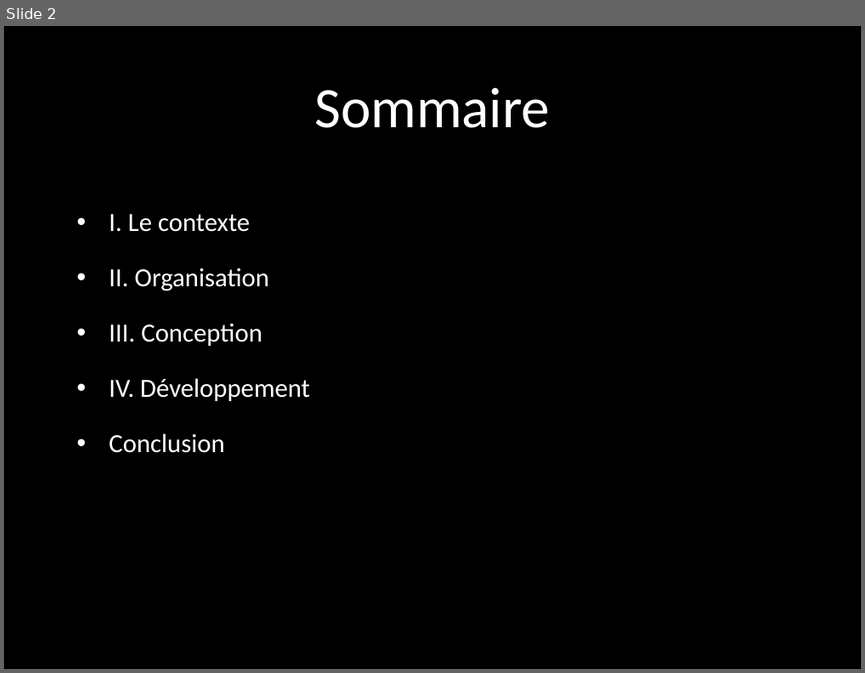
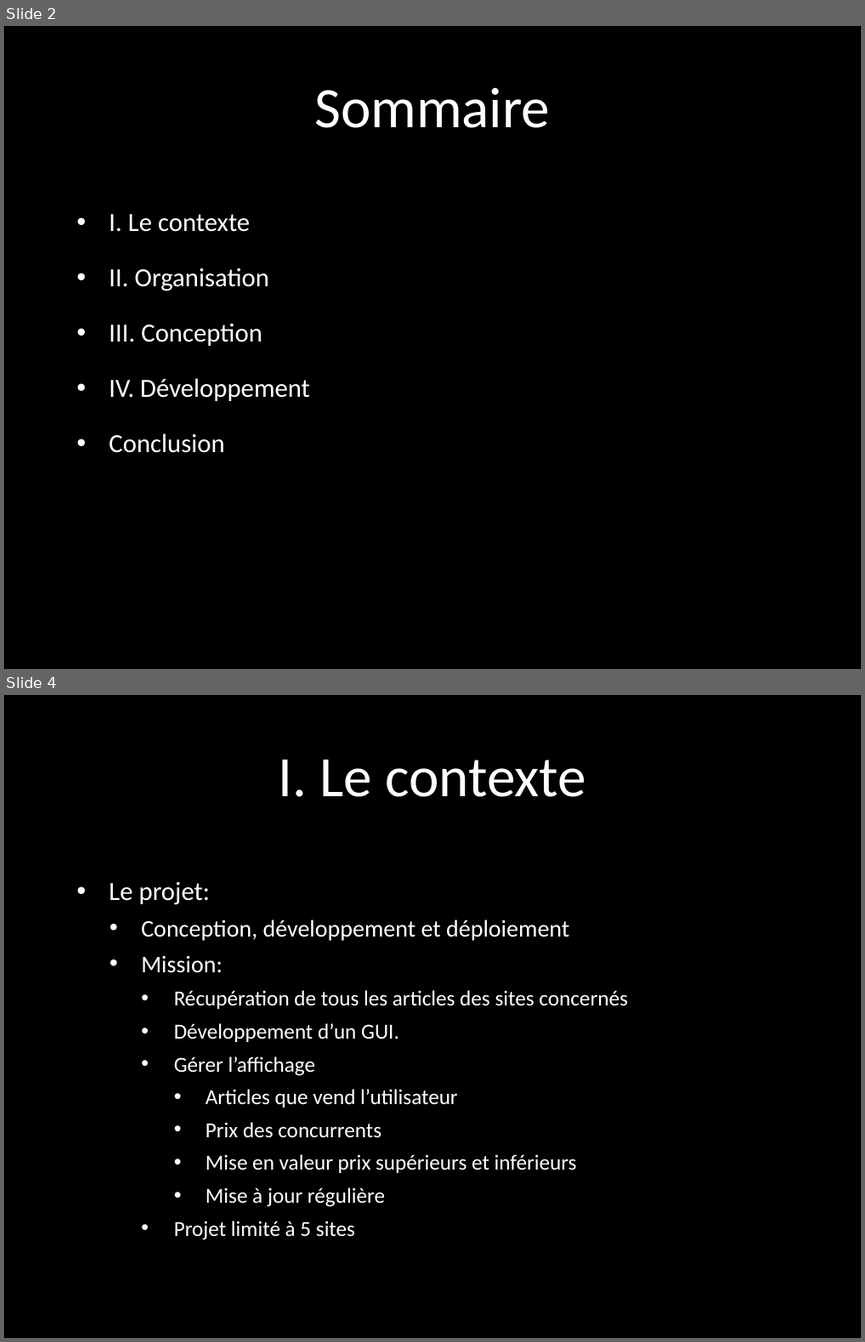
Before and after one commit to 0xclem/PricingComparator, a slide deck: Documents/Soutenance/slide.pptx. Shown one above the other, each under a label of ours: slide 2 before the commit, slides 2 and 4 after it; the slides between them are not shown. The pictures are 865x673 and 865x1342 pixels, drawn with LibreOffice and Linux fonts; fonts in the diff are those of the drawing; background and template pictures are left out. Boxes give left, top, right and bottom in pixels: in the first picture for what was removed or moved away, otherwise in the second. Text is boxed around its words. In the diff, an @@ line names an element or a change of style, - is before the commit and + after.

```diff
--- a/Documents/Soutenance/slide.pptx
+++ b/Documents/Soutenance/slide.pptx
@@ slide 4 added at (x1=4, y1=695, x2=861, y2=1338), background picture (left out) @@
@@ title added at (x1=279, y1=760, x2=585, y2=797), 48 pt, text #FFFFFF @@
+I. Le contexte
@@ text added at (x1=109, y1=882, x2=627, y2=1240), 18 pt, text #FFFFFF @@
+• Le projet:
+  • Conception, développement et déploiement
+  • Mission:
+    • Récupération de tous les articles des sites concernés
+    • Développement d’un GUI.
+    • Gérer l’affichage
+      • Articles que vend l’utilisateur
+      • Prix des concurrents
+      • Mise en valeur prix supérieurs et inférieurs
+      • Mise à jour régulière
+    • Projet limité à 5 sites
```
Also in this commit, not shown: 1 slide changed, 4 other slides added, 5 slides removed.
